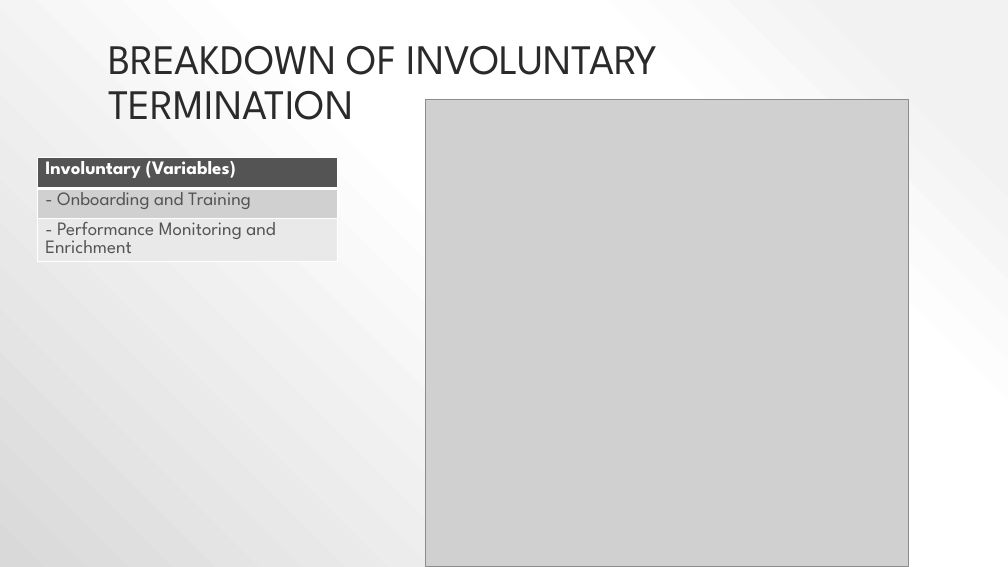
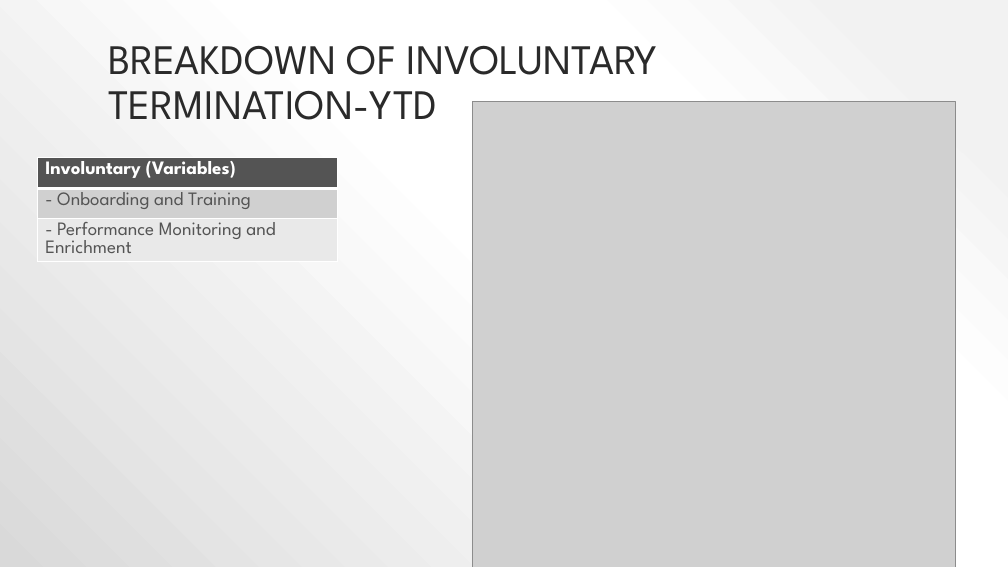
Before and after one commit to kirundar/KM-Airlines, a slide deck: slide 7 of Turnover Analysis IAD.pptx. Drawn at 1008x567 pixels with LibreOffice and Linux fonts; fonts in the diff are those of the drawing; grey boxes stand for pictures. Boxes give left, top, right and bottom in pixels: in the first picture for what was removed or moved away, otherwise in the second. Text is boxed around its words. In the diff, an @@ line names an element or a change of style, - is before the commit and + after.

```diff
--- a/Turnover Analysis IAD.pptx
+++ b/Turnover Analysis IAD.pptx
@@ title at <box>108,45,657,120</box>: text changed @@
-BREAKDOWN OF INVOLUNTARY TERMINATION
+BREAKDOWN OF INVOLUNTARY TERMINATION-YTD
@@ picture: place and size @@
-picture at <box>426,100,909,566</box>
+picture at <box>473,101,956,567</box>
```
Also in this commit, not shown: 4 other slides changed.
